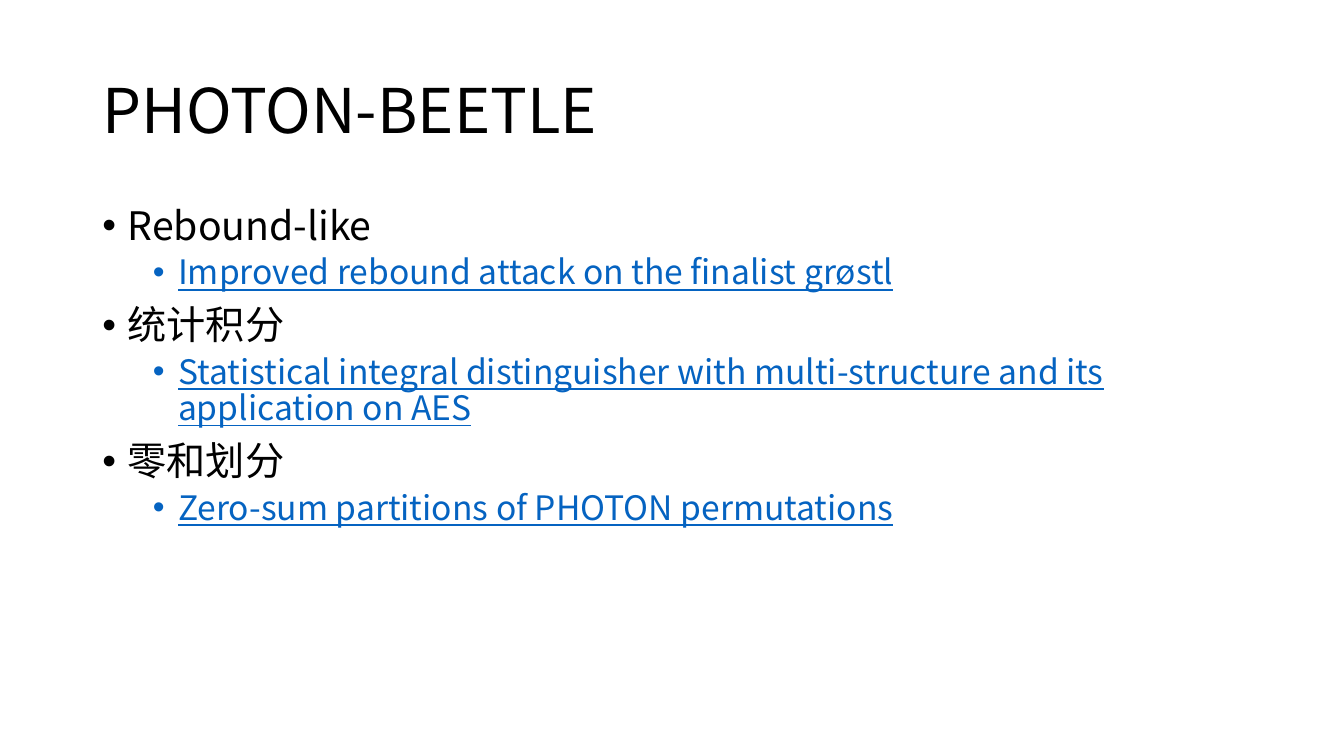
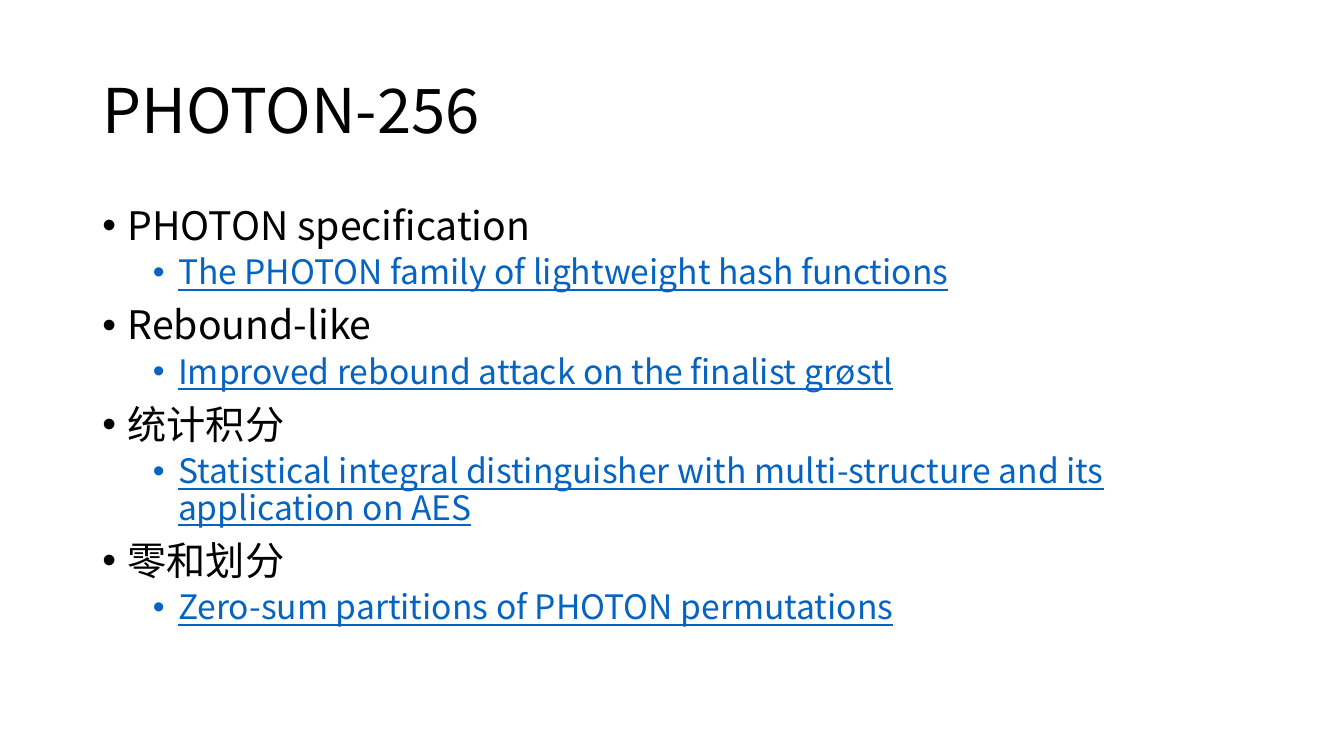
Before and after one commit to dtykira/LWC_finalists, a slide deck: slide 6 of round3.pptx (slide 7 before the commit). Drawn at 1344x756 pixels with LibreOffice and Linux fonts; fonts in the diff are those of the drawing. Boxes give left, top, right and bottom in pixels: in the first picture for what was removed or moved away, otherwise in the second. Text is boxed around its words. In the diff, an @@ line names an element or a change of style, - is before the commit and + after.

```diff
--- a/round3.pptx
+++ b/round3.pptx
@@ title at box(102, 87, 479, 134): text changed @@
-PHOTON-BEETLE
+PHOTON-256
@@ text at box(128, 208, 948, 293): paragraphs added @@
+• PHOTON specification
+  • The PHOTON family of lightweight hash functions
```
Also in this commit, not shown: 3 other slides changed, 7 slides added, 3 other files.
